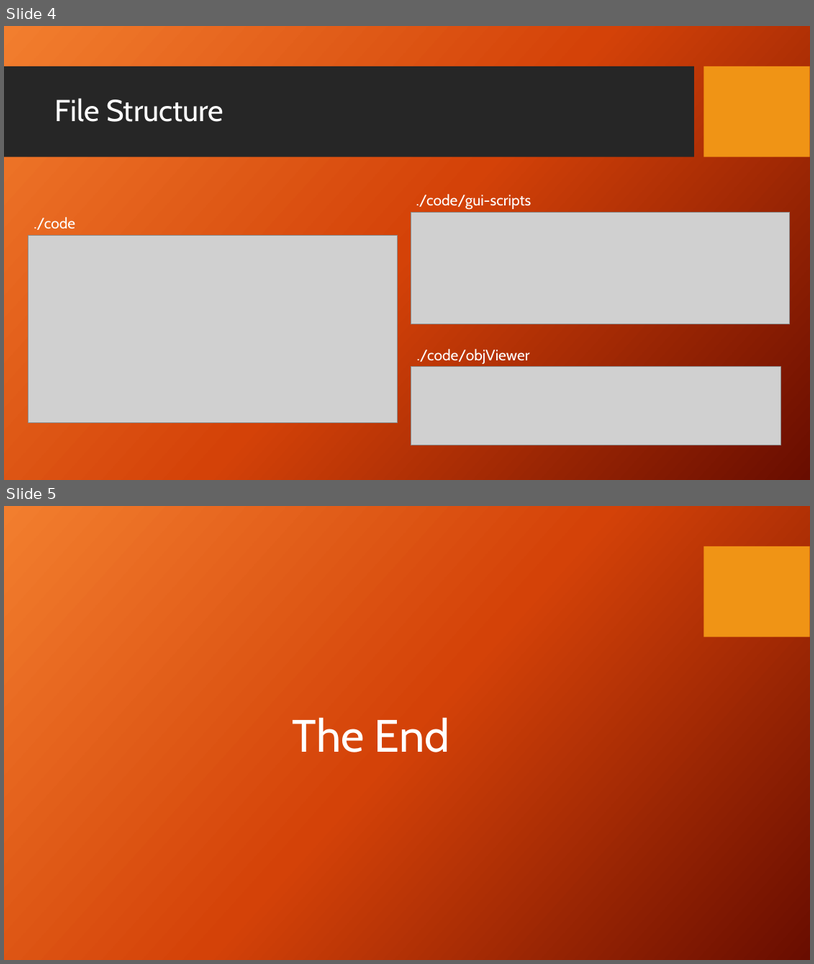
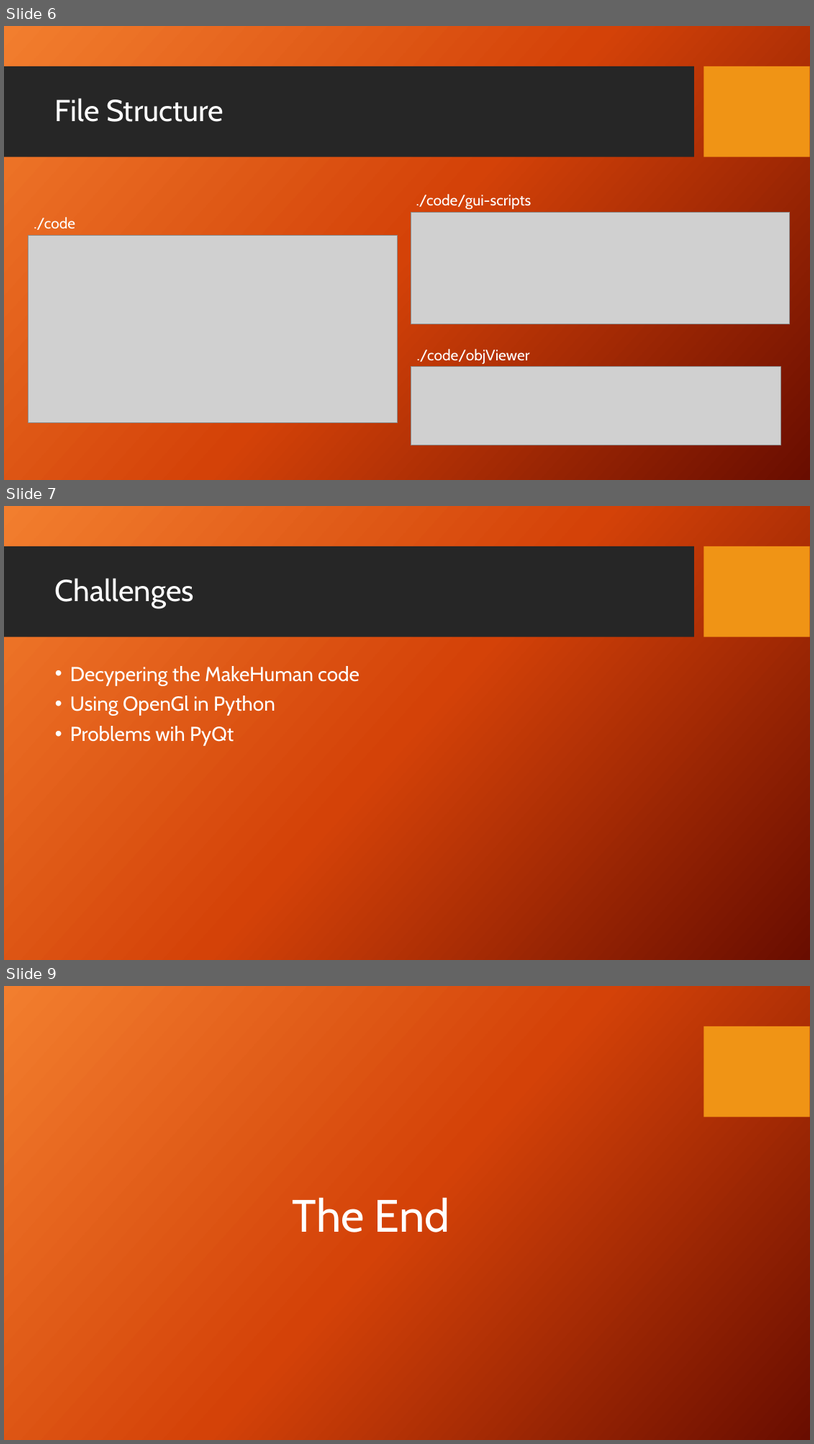
Before and after one commit to phelpsmi/MicrobialCommunityVisualation, a slide deck: documentation/betaProgressReport/winter_progress_video.pptx. Shown one above the other, each under a label of ours: slides 4 and 5 before the commit, slides 6, 7 and 9 after it; the slides between them are not shown. The pictures are 814x964 and 814x1444 pixels, drawn with LibreOffice and Linux fonts; fonts in the diff are those of the drawing; grey boxes stand for pictures; background and template pictures are left out. Boxes give left, top, right and bottom in pixels: in the first picture for what was removed or moved away, otherwise in the second. Text is boxed around its words. In the diff, an @@ line names an element or a change of style, - is before the commit and + after.

```diff
--- a/documentation/betaProgressReport/winter_progress_video.pptx
+++ b/documentation/betaProgressReport/winter_progress_video.pptx
@@ slide 7 added at bbox=[4, 506, 810, 960], background picture (left out); not listed: 2 template elements that a slide beside it also shows @@
@@ title added at bbox=[55, 578, 194, 608], 36 pt, text #FFFFFF @@
+Challenges
@@ text added at bbox=[70, 666, 360, 746], 24 pt, text #FFFFFF @@
+• Decypering the MakeHuman code
+• Using OpenGl in Python
+• Problems wih PyQt
@@ what was slide 4 is now slide 6 @@
@@ what was slide 5 is now slide 9 @@
```
Also in this commit, not shown: 2 slides changed, 3 other slides added, 3 other files.
